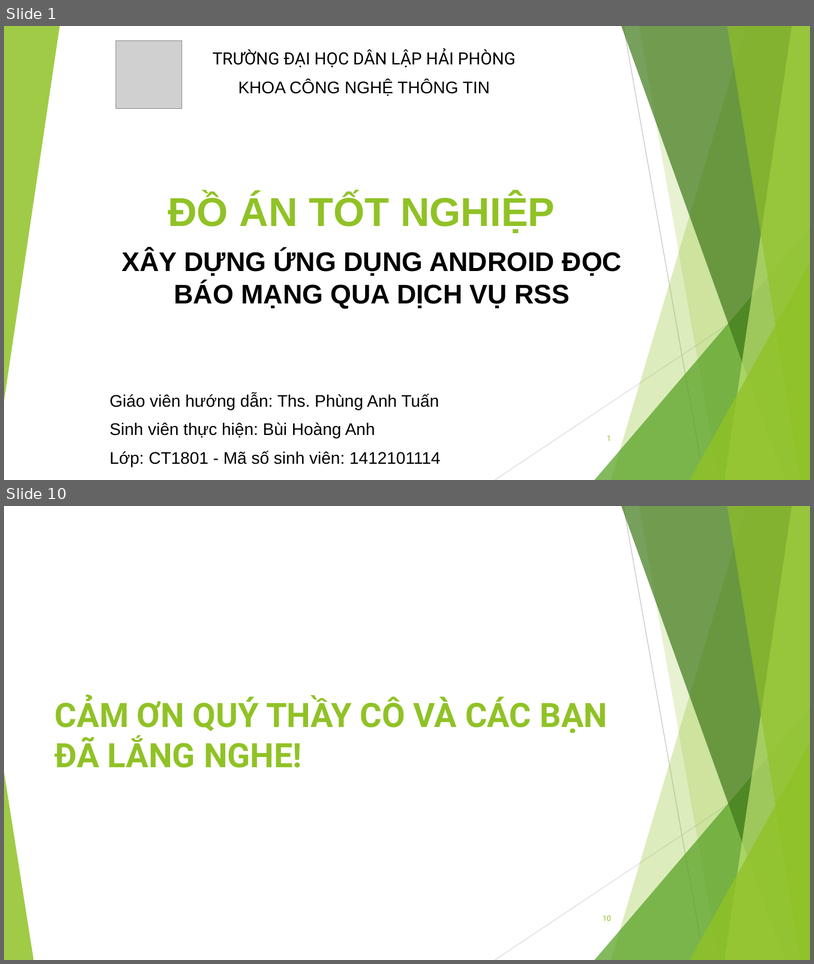
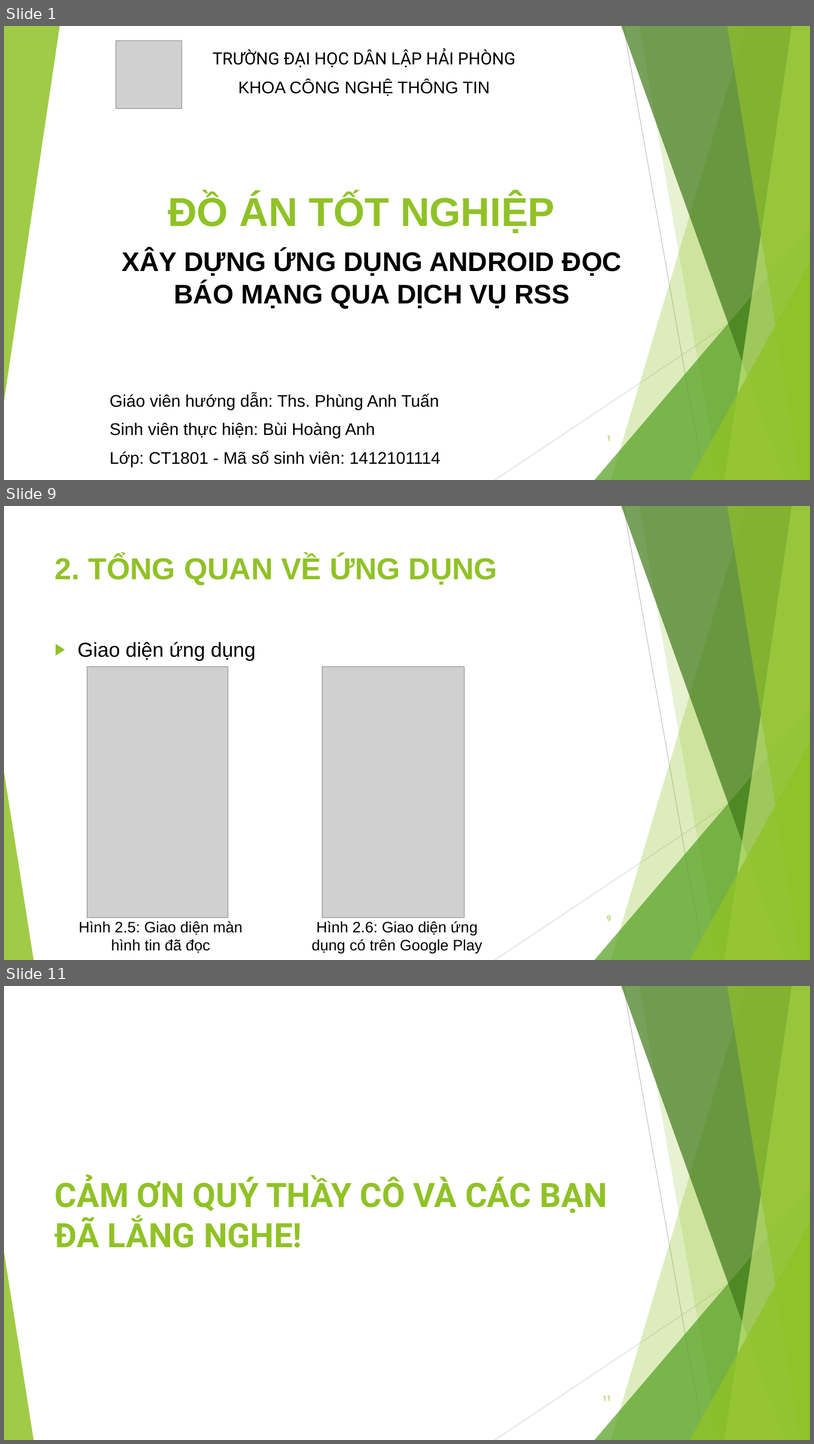
Before and after one commit to jangkyavn/BuiHoangAnh_1412101114, a slide deck: pp_BuiHoangAnh_1412101114.pptx. Shown one above the other, each under a label of ours: slides 1 and 10 before the commit, slides 1, 9 and 11 after it; the slides between them are not shown. The pictures are 814x964 and 814x1444 pixels, drawn with LibreOffice and Linux fonts; fonts in the diff are those of the drawing; grey boxes stand for pictures. Boxes give left, top, right and bottom in pixels: in the first picture for what was removed or moved away, otherwise in the second. Text is boxed around its words. In the diff, an @@ line names an element or a change of style, - is before the commit and + after.

```diff
--- a/pp_BuiHoangAnh_1412101114.pptx
+++ b/pp_BuiHoangAnh_1412101114.pptx
@@ slide 9 added at [4,506,810,960], background #FFFFFF; not listed: 10 template elements that a slide beside it also shows @@
@@ title added at [55,555,498,585], 36 pt, text #90C226, bold @@
+2. TỔNG QUAN VỀ ỨNG DỤNG
@@ text added at [78,642,256,661], 24 pt, text #000000 @@
+▶ Giao diện ứng dụng
@@ picture added at [87,667,228,918] @@
@@ picture added at [323,667,465,918] @@
@@ page number added at [607,915,611,921], 9 pt, text #90C226 @@
+9
@@ text added at [79,921,243,952], 18 pt, text #000000 @@
+Hình 2.5: Giao diện màn hình tin đã đọc
@@ text added at [312,921,482,954], 18 pt, text #000000 @@
+Hình 2.6: Giao diện ứng dụng có trên Google Play
@@ what was slide 10 is now slide 11 @@
@@ page number at [603,1395,611,1401]: text changed @@
-10
+11
```
Also in this commit, not shown: 7 slides changed, 1 other slide added, 1 slide removed, 19 other files.
